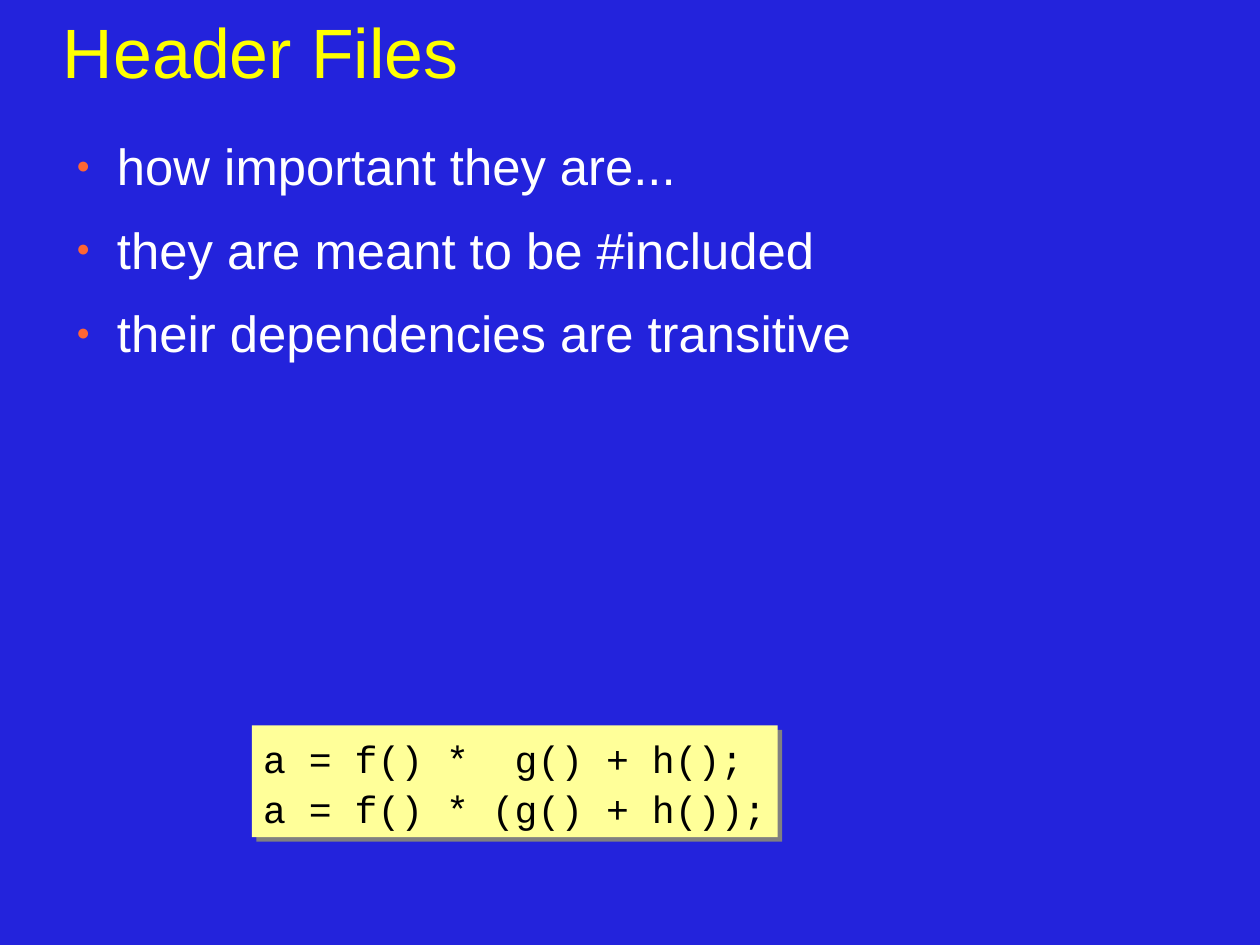
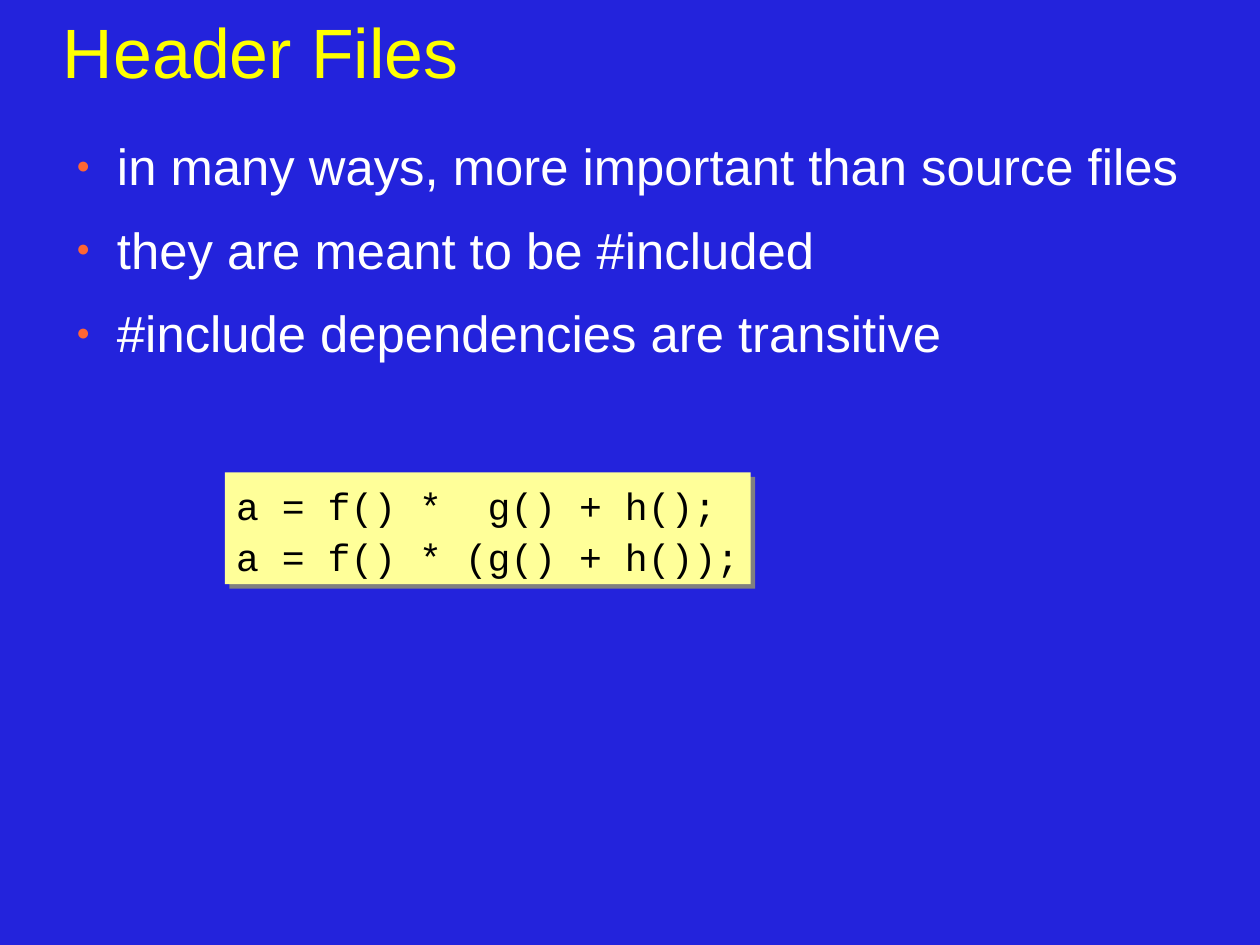
Before and after one commit to JonJagger/two-day-courses, a slide deck: slide 8 of cppf/06_Program_Organization_and_Dependency_Management.odp (slide 5 before the commit). Drawn at 1260x945 pixels with LibreOffice and Linux fonts; fonts in the diff are those of the drawing. Boxes give left, top, right and bottom in pixels: in the first picture for what was removed or moved away, otherwise in the second. Text is boxed around its words. In the diff, an @@ line names an element or a change of style, - is before the commit and + after.

```diff
--- a/cppf/06_Program_Organization_and_Dependency_Management.odp
+++ b/cppf/06_Program_Organization_and_Dependency_Management.odp
@@ text at (117,148,1178,196): text changed @@
-● how important they are...
+● in many ways, more important than source files
@@ text at (117,315,941,363): text changed @@
-● their dependencies are transitive
+● #include dependencies are transitive
@@ rectangle "a = f() * g() ...": place and size @@
-rectangle "a = f() * g() ..." at (252,726,777,838)
+rectangle "a = f() * g() ..." at (225,472,751,584)
```
Also in this commit, not shown: 9 other slides changed, 8 slides added, 1 slide removed, 1 other file.
